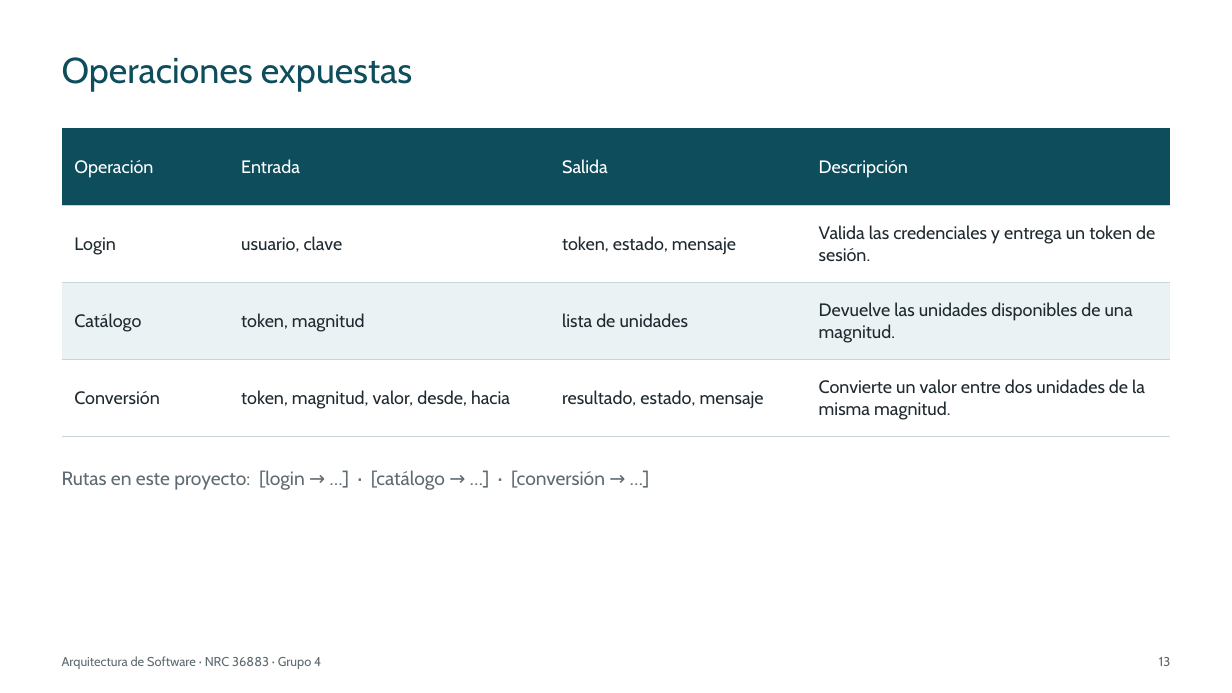
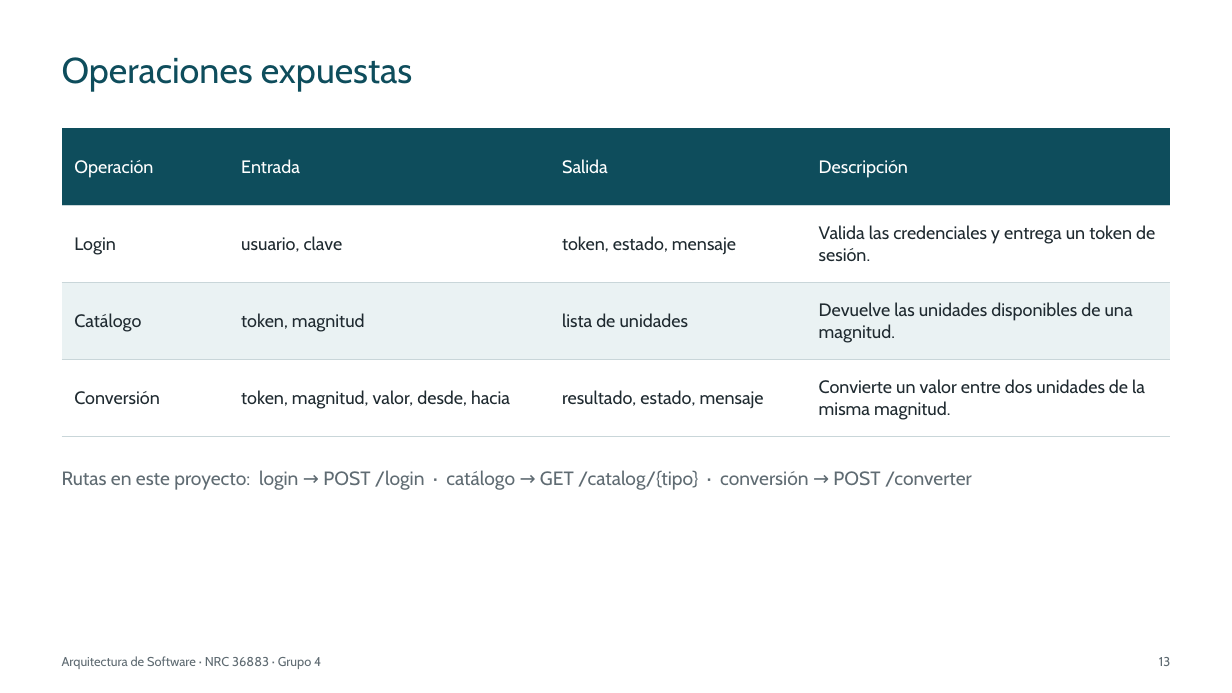
Before and after one commit to IMarcusDev/TI.1.4.-PAO202651_RESTFUL_DOTNET_SINBDD_NRC_36883_GR04, a slide deck: slide 13 of 05. DOCUMENTACION/PRESENTACION TI.1.4. RESTFUL sin BDD en DOTNET GR4.pptx. Drawn at 1232x693 pixels with LibreOffice and Linux fonts; fonts in the diff are those of the drawing. Boxes give left, top, right and bottom in pixels: in the first picture for what was removed or moved away, otherwise in the second. Text is boxed around its words. In the diff, an @@ line names an element or a change of style, - is before the commit and + after.

```diff
--- a/05. DOCUMENTACION/PRESENTACION TI.1.4. RESTFUL sin BDD en DOTNET GR4.pptx
+++ b/05. DOCUMENTACION/PRESENTACION TI.1.4. RESTFUL sin BDD en DOTNET GR4.pptx
@@ text at bbox=[62, 470, 972, 490]: text changed @@
-Rutas en este proyecto: [login → …] · [catálogo → …] · [conversión → …]
+Rutas en este proyecto: login → POST /login · catálogo → GET /catalog/{tipo} · conversión → POST /converter
```
Also in this commit, not shown: 27 other slides changed.
